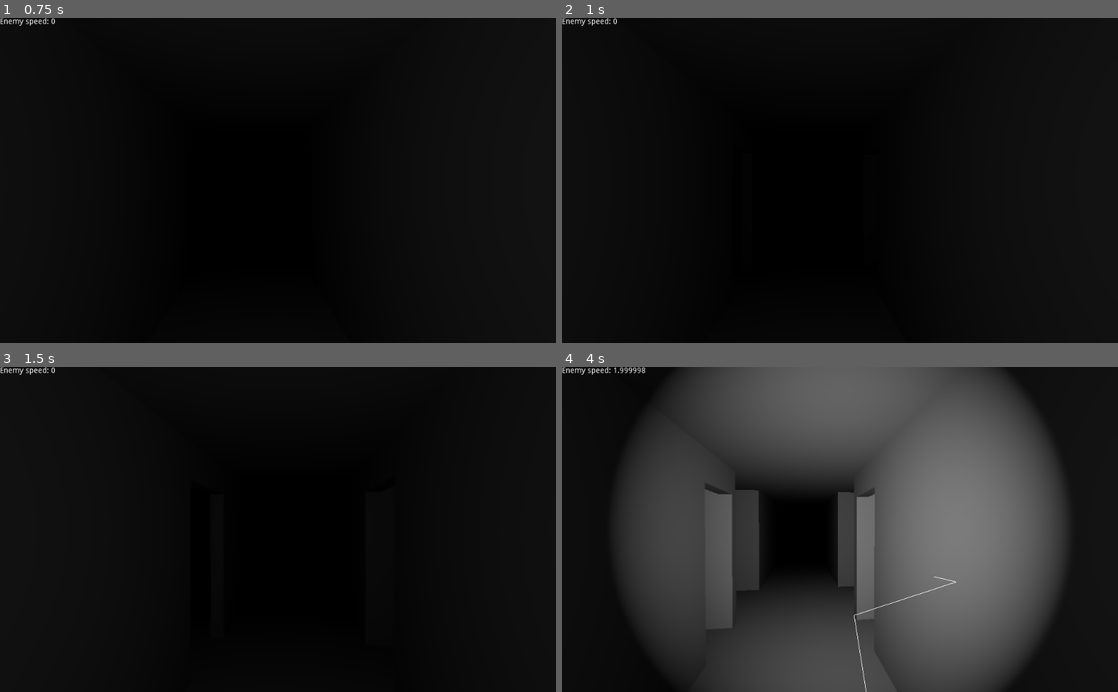
Above: before the commit, frames 1-4 (two rows, left to right).
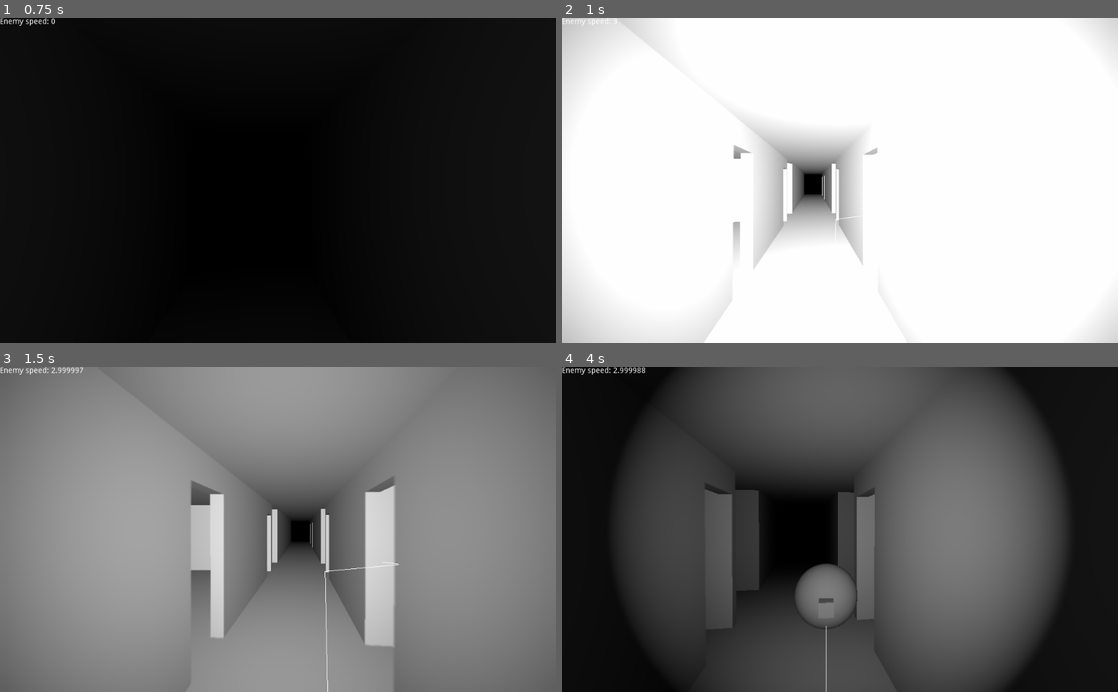
Above: after the commit, the same moments.

Repository: manglemix/oren
Game: Godot game, scene res://factory.tscn
Two runs of this game, one before a commit and one after it. Both use one fixed random seed, a clock stepped at 60 frames per second and the inputs below.
Inputs (mouse positions are in pixels of both pictures, inside the frame that each line leads up to):
- Up to frame 1 (0.75 s): tap Enter at 0.5 s; move the mouse to (305, 180) at 0.52 s; hold W (move forward) from 0.53 s (still down); hold F (flashlight) from 0.53 s (still down)
- Up to frame 2 (1 s): keep holding W (move forward); keep holding F (flashlight); click (867, 180) at 0.8 s
- Up to frame 3 (1.5 s): keep holding W (move forward); move the mouse to (250, 529) at 1.27 s; release F (flashlight) at 1.28 s; click (250, 529) at 1.35 s
- Up to frame 4 (4 s): keep holding W (move forward); tap F (flashlight) at 1.55, 3.05 s; move the mouse to (851, 523) at 2.02 s; hold F (flashlight) 2.03-2.78 s; click (851, 523) at 2.3 s; move the mouse to (834, 536) at 2.77 s; tap Shift (sprint) at 2.85 s; move the mouse to (878, 532) at 3.52 s; hold Ctrl (walk) from 3.53 s (still down); click (878, 532) at 3.8 s

Frame 1 is identical in both runs. In frame 2, 100% of the frame differs, in the area x 0-100%, y 0-100%; in frame 3, 100%; in frame 4, 1.7%.
Error before the commit: Invalid get index '0' (on base: 'PoolVector3Array'). (res://goto.gd:79)
Error after the commit: Invalid get index '0' (on base: 'PoolVector3Array'). (res://goto.gd:81)

Commit message:
flashing and run behavior

Diff:
--- a/Enemy.tscn
+++ b/Enemy.tscn
@@ -1,10 +1,11 @@
-[gd_scene load_steps=10 format=2]
+[gd_scene load_steps=11 format=2]
 
 [ext_resource path="res://character.gd" type="Script" id=1]
 [ext_resource path="res://enemy.gd" type="Script" id=2]
 [ext_resource path="res://wander.gd" type="Script" id=3]
 [ext_resource path="res://goto.gd" type="Script" id=4]
 [ext_resource path="res://chase.gd" type="Script" id=5]
+[ext_resource path="res://run.gd" type="Script" id=6]
 
 [sub_resource type="SphereShape" id=1]
 radius = 0.5
@@ -34,6 +35,10 @@
 [node name="Chase" type="Node" parent="Enemy"]
 script = ExtResource( 5 )
 
+[node name="Run" type="Node" parent="Enemy"]
+script = ExtResource( 6 )
+speed = 4.0
+
 [node name="CollisionShape" type="CollisionShape" parent="."]
 transform = Transform( 1, 0, 0, 0, 1, 0, 0, 0, 1, 0, 0.5, 0 )
 shape = SubResource( 1 )
@@ -53,7 +58,7 @@
 collision_layer = 0
 collision_mask = 4
 script = ExtResource( 4 )
-max_distance = 0.6
+max_distance = 0.72
 
 [node name="CollisionShape" type="CollisionShape" parent="Goto"]
-shape = SubResource( 3 )
+shape = SubResource( 4 )
--- a/base_scene.gd
+++ b/base_scene.gd
@@ -4,23 +4,46 @@
 
 export var enemy_path: NodePath = "Enemy"
 export var player_path: NodePath = "Player"
-export var flashlight_path: NodePath = "Hand/SpotLight"
+export var flashlight_path: NodePath = "Hand/Flashlight"
+export var flash_path: NodePath = "Hand/Flash"
 export var navigation_path: NodePath = "Navigation"
+export(Array, NodePath) var debug_nodes: Array
 
 onready var navigation: Navigation = get_node(navigation_path)
 onready var enemy_body: Character = get_node(enemy_path)
 onready var enemy_ai: Node = enemy_body.get_node("Enemy")
 onready var player: Character = get_node(player_path)
 onready var flashlight: SpotLight = get_node(flashlight_path)
+onready var flash: SpotLight = get_node(flash_path)
 
 
 func play_audio_event(position: Vector3, volume := 1.0) -> void:
 	enemy_ai._handle_audio_event(position, volume)
 
 
+func play_visual_event(collider: CollisionObject, intensity := 1.0) -> void:
+	enemy_ai._handle_visual_event(collider, intensity)
+
+
+func flash_effect(linger:=0.8, fade:=2.0) -> void:
+	var texture_rect := TextureRect.new()
+	texture_rect.texture = ImageTexture.new()
+	texture_rect.texture.create_from_image(get_viewport().get_texture().get_data())
+	texture_rect.flip_v = true
+	add_child(texture_rect)
+
+	yield(get_tree().create_timer(linger), "timeout")
+	var fade_effect := FadeEffect.new()
+	texture_rect.add_child(fade_effect)
+	fade_effect.connect("timeout", texture_rect, "queue_free")
+	fade_effect.activate(fade)
+
+
 func _input(event):
-	if event.is_action_pressed("flashlight"):
-		flashlight.visible = not flashlight.visible
+	if event.is_action_pressed("ui_cancel"):
+		get_tree().quit()
 
-	elif event.is_action_pressed("ui_cancel"):
-		get_tree().quit()
+	elif event.is_action_pressed("debug"):
+		for path in debug_nodes:
+			var node := get_node(path)
+			node.visible = not node.visible
--- a/chase.gd
+++ b/chase.gd
@@ -1,7 +1,7 @@
 extends State
 
 
-export var chase_speed := 3.0
+export var speed := 3.0
 
 var target: Vector3
 
@@ -11,26 +11,8 @@
 
 
 func _ready():
-	yield(enemy_ai, "ready")
 	enemy_ai.connect("agitated", self, "_handle_agitation")
-
-	if enemy_ai.player == null:
-		yield(enemy_ai.current_scene, "ready")
-
 	goto.connect("finished", self, "_target_reached")
-
-
-func _handle_agitation(strength: float, type: int) -> void:
-	match type:
-		enemy_ai.AUDIO:
-			if strength >= 0.01:
-				enemy_ai.activate_states(self, self)
-				target = enemy_ai.player.get_node("CollisionShape").global_transform.origin
-
-		enemy_ai.VISUAL:
-			if strength >= 0.1:
-				enemy_ai.activate_states(self, self)
-				target = enemy_ai.player.get_node("CollisionShape").global_transform.origin
 
 
 func _target_reached() -> void:
@@ -38,5 +20,19 @@
 		enemy_ai.activate_default(self)
 
 
+func _handle_agitation(strength: float, type: int) -> void:
+	match type:
+		enemy_ai.AUDIO:
+			if strength >= 0.01:
+				enemy_ai.activate_state(self, self)
+				target = enemy_ai.player.get_node("CollisionShape").global_transform.origin
+
+		enemy_ai.VISUAL:
+			if strength >= 0.1:
+				enemy_ai.activate_state(self, self)
+				target = enemy_ai.player.get_node("CollisionShape").global_transform.origin
+
+
 func _process(_delta):
+	goto.speed = speed
 	goto.goto(target)
--- a/enemy.gd
+++ b/enemy.gd
@@ -8,6 +8,7 @@
 
 export var audio_sensitivity := 10.0
 export var visual_sensitivity := 10.0
+export var flashlight_visibility := 1.5
 export var player_speed_factor := 0.1
 export var minimum_player_visibility := 0.1
 export var player_cast_target_path := "CollisionShape"
@@ -15,9 +16,12 @@
 
 var navigation: Navigation
 var player: Character
+var player_visible: bool
 var player_cast_target: Spatial
 var flashlight: SpotLight
+var flash: SpotLight
 var direct_space_state: PhysicsDirectSpaceState
+var sensing := true
 
 onready var parent: Character = get_parent()
 onready var goto: Goto = parent.get_node("Goto")
@@ -33,28 +37,41 @@
 
 
 func _ready():
-	if current_scene.player == null or current_scene.flashlight == null:
+	set_physics_process(false)
+
+	if current_scene.player == null or current_scene.flashlight == null or current_scene.flash == null:
 		yield(current_scene, "ready")
 
 	player = current_scene.player
 	flashlight = current_scene.flashlight
+	flash = current_scene.flash
 	player_cast_target = player.get_node(player_cast_target_path)
+	set_physics_process(true)
 
 
 func _handle_audio_event(position: Vector3, volume := 1.0) -> void:
+	if not sensing:
+		return
+
 	if goto == null:
 		yield(self, "ready")
 
 	emit_signal("agitated", volume / pow(goto.path_length(goto.solve_path(position)), 2) * audio_sensitivity, AUDIO)
 
 
-func _handle_visual_event(collider: CollisionObject, intensity := 1.0) -> void:
+func _handle_visual_event(collider: Spatial, intensity := 1.0) -> bool:
+	if not sensing:
+		return false
+
 	var result := direct_space_state.intersect_ray(cast_origin.global_transform.origin, collider.global_transform.origin)
 
 	if not result.empty():
-		if result["collider"] == collider:
+		if result["collider"] == collider or result["collider"] == collider.owner:
 			emit_signal("agitated", intensity * visual_sensitivity / (cast_origin.global_transform.origin - result["position"]).length_squared(), VISUAL)
+			return true
+
+	return false
 
 
 func _physics_process(_delta):
-	_handle_visual_event(player, flashlight.light_energy * float(flashlight.visible) + player.linear_velocity.length() * player_speed_factor + minimum_player_visibility)
+	player_visible = _handle_visual_event(player_cast_target, flashlight.light_energy * flashlight_visibility * float(flashlight.visible) + player.linear_velocity.length() * player_speed_factor + minimum_player_visibility)
--- a/factory.tscn
+++ b/factory.tscn
@@ -7,26 +7,32 @@
 [ext_resource path="res://speedometer.gd" type="Script" id=5]
 [ext_resource path="res://base_scene.gd" type="Script" id=6]
 [ext_resource path="res://Enemy.tscn" type="PackedScene" id=7]
+[ext_resource path="res://flash.gd" type="Script" id=8]
+[ext_resource path="res://flashlight.gd" type="Script" id=9]
 
-[sub_resource type="SpatialMaterial" id=3]
+[sub_resource type="SpatialMaterial" id=1]
 flags_unshaded = true
 flags_no_depth_test = true
 
-[sub_resource type="Environment" id=4]
+[sub_resource type="Curve" id=6]
+_data = [ Vector2( 0, 1 ), 0.0, 0.0, 0, 0, Vector2( 0.0278373, 1 ), 0.0, 0.0, 0, 0, Vector2( 0.173278, 0 ), 0.0, 0.0, 0, 0 ]
+
+[sub_resource type="Environment" id=2]
 background_energy = 0.0
 
-[sub_resource type="NavigationMesh" id=5]
+[sub_resource type="NavigationMesh" id=3]
 vertices = PoolVector3Array( -1, 0, 1, 1, 0, 1, 1, 0, -4.01601, -1, 0, -4.01601, 1, 0, -5.01601, -1, 0, -5.01601, 1, 0, …(2043 unchanged characters)…
 polygons = [ PoolIntArray( 0, 2, 1 ), PoolIntArray( 0, 3, 2 ), PoolIntArray( 3, 4, 2 ), PoolIntArray( 3, 5, 4 ), PoolIn …(2614 unchanged characters)…
 
-[sub_resource type="ConcavePolygonShape" id=6]
+[sub_resource type="ConcavePolygonShape" id=4]
 data = PoolVector3Array( -1, 0, 1, 1, 0, -4.016, 1, 0, 1, -1, 0, 1, -1, 0, -4.016, 1, 0, -4.016, -1, 0, -4.016, 1, 0, - …(5168 unchanged characters)…
 
-[sub_resource type="ConcavePolygonShape" id=7]
+[sub_resource type="ConcavePolygonShape" id=5]
 data = PoolVector3Array( -1, 2.5, 1, 1, 2.5, -4.016, -1, 2.5, -4.016, -1, 2.5, 1, 1, 2.5, 1, 1, 2.5, -4.016, -1, 2.5, - …(20558 unchanged characters)…
 
 [node name="Spatial" type="Spatial"]
 script = ExtResource( 6 )
+debug_nodes = [ NodePath("Enemy/Goto/DrawPath") ]
 
 [node name="factory" parent="." instance=ExtResource( 2 )]
 
@@ -36,8 +42,8 @@
 [node name="OmniLight" type="OmniLight" parent="Player/ControllablePivot/Camera" index="0"]
 light_energy = 0.01
 
-[node name="RemoteTransform" type="RemoteTransform" parent="Player"]
-remote_path = NodePath("../../Hand")
+[node name="RemoteTransform" type="RemoteTransform" parent="Player/ControllablePivot" index="1"]
+remote_path = NodePath("../../../Hand")
 update_rotation = false
 update_scale = false
 
@@ -59,32 +65,41 @@
 }
 
 [node name="Hand" type="Spatial" parent="."]
+transform = Transform( 1, 0, 0, 0, 1, 0, 0, 0, 1, 0, 1.6, 0 )
+script = ExtResource( 3 )
+target_node_path = NodePath("../Player/ControllablePivot/Camera")
 
-[node name="SpotLight" type="SpotLight" parent="Hand"]
+[node name="Flashlight" type="SpotLight" parent="Hand"]
 process_priority = -1
-transform = Transform( 1, 0, 0, 0, 1, 0, 0, 0, 1, 0, 1.6, 0 )
 spot_range = 20.0
 spot_attenuation = 8.0
-script = ExtResource( 3 )
-target_node_path = NodePath("../../Player/ControllablePivot")
+script = ExtResource( 9 )
+
+[node name="Flash" type="SpotLight" parent="Hand"]
+light_energy = 5.0
+spot_range = 30.0
+spot_angle = 60.0
+script = ExtResource( 8 )
+energy_curve = SubResource( 6 )
+cooldown = 5.0
 
 [node name="WorldEnvironment" type="WorldEnvironment" parent="."]
-environment = SubResource( 4 )
+environment = SubResource( 2 )
 
 [node name="Navigation" type="Navigation" parent="."]
 
 [node name="NavigationMeshInstance" type="NavigationMeshInstance" parent="Navigation"]
-navmesh = SubResource( 5 )
+navmesh = SubResource( 3 )
 
 [node name="StaticBody" type="StaticBody" parent="."]
 collision_layer = 4
 collision_mask = 0
 
 [node name="CollisionShape" type="CollisionShape" parent="StaticBody"]
-shape = SubResource( 6 )
+shape = SubResource( 4 )
 
 [node name="CollisionShape2" type="CollisionShape" parent="StaticBody"]
-shape = SubResource( 7 )
+shape = SubResource( 5 )
 
 [editable path="factory"]
 
--- /dev/null
+++ b/fade_effect.gd
@@ -0,0 +1,33 @@
+class_name FadeEffect
+extends Node
+
+
+signal timeout
+
+var current_time: float
+var parent: CanvasItem
+
+var _alpha_step: float
+
+
+func _enter_tree():
+	parent = get_parent()
+
+
+func _ready():
+	set_process(false)
+
+
+func activate(duration:=1.0) -> void:
+	current_time = duration
+	_alpha_step = parent.modulate.a / duration
+	set_process(true)
+
+
+func _process(delta):
+	current_time -= delta
+	parent.modulate.a -= _alpha_step * delta
+
+	if current_time <= 0:
+		emit_signal("timeout")
+		set_process(false)
--- /dev/null
+++ b/flash.gd
@@ -0,0 +1,43 @@
+extends SpotLight
+
+
+export var energy_curve: Curve
+export var cooldown := 3.0
+export var flash_distance := 7.5
+
+var _current_cooldown: float
+var _last_energy: float
+
+onready var current_scene: BaseScene = get_tree().current_scene
+
+
+func _ready():
+	visible = false
+	set_process(false)
+
+
+func _input(event):
+	if not visible and event.is_action_pressed("flash"):
+		_last_energy = light_energy
+		_current_cooldown = 0
+		visible = true
+		set_process(true)
+		current_scene.play_audio_event(current_scene.player.global_transform.origin, 0.5)
+		current_scene.play_visual_event(current_scene.player, 3)
+
+		if current_scene.enemy_ai.player_visible and current_scene.player.global_transform.origin.distance_to(current_scene.enemy_body.global_transform.origin) <= flash_distance:
+			current_scene.enemy_ai.activate_state(self, "Run")
+
+#		yield(get_tree(), "idle_frame")
+#		yield(get_tree(), "idle_frame")
+#		current_scene.flash_effect()
+
+
+func _process(delta):
+	light_energy = energy_curve.interpolate(_current_cooldown / cooldown) * _last_energy
+	_current_cooldown += delta
+
+	if _current_cooldown >= cooldown:
+		visible = false
+		set_process(false)
+		light_energy = _last_energy
--- /dev/null
+++ b/flashlight.gd
@@ -0,0 +1,7 @@
+class_name Flashlight
+extends SpotLight
+
+
+func _input(event):
+	if event.is_action_pressed("flashlight"):
+		visible = not visible
--- a/goto.gd
+++ b/goto.gd
@@ -6,6 +6,7 @@
 signal navigation_ready
 
 export var max_distance := 1.0
+export var minor_distance := 0.1
 export var speed := 1.0
 export var retry_time := 2.0
 export var face_path := true
@@ -75,6 +76,7 @@
 func goto(position: Vector3) -> void:
 	path = solve_path(position)
 	path.remove(0)
+
 	var tmp_array: PoolVector3Array
 	var last_point := navigation.to_global(path[0])
 	tmp_array.append(last_point)
@@ -93,31 +95,38 @@
 
 
 func _physics_process(delta):
+	if path.size() == 0:
+		set_physics_process(false)
+		character.movement_vector = Vector3.ZERO
+		emit_signal("finished")
+		return
+
 	_current_retry_timer -= delta
 	if _current_retry_timer <= 0:
 		goto(path[-1])
 
-	if path[0].distance_to(character.global_transform.origin) <= max_distance:
-		path.remove(0)
+	if path.size() > 1:
+		if path[0].distance_to(character.global_transform.origin) <= minor_distance:
+			path.remove(0)
 
-		if path.size() == 0:
-			set_physics_process(false)
-			character.movement_vector = Vector3.ZERO
-			emit_signal("finished")
-			return
+			if path.size() == 1:
+				return
 
-	if path.size() > 1:
 		var in_vector := (path[0] - character.global_transform.origin).normalized()
 		var out_vector := (path[1] - path[0]).normalized()
 
 		if in_vector.dot(out_vector) >= 0.95:
 			path.remove(0)
 
+	elif path[0].distance_to(character.global_transform.origin) <= max_distance:
+		path.remove(0)
+		return
+
 	var relative_path := path[0] - character.global_transform.origin
 	var result := _test_move_to_point(path[0] + character.global_transform.basis.xform(transform.origin) - global_transform.origin)
 
-	if result and result.travel.length() <= 0.1:
-		if not _sliding:
+	if result and result.travel.length() <= minor_distance:
+		if path.size() == 1 or not _sliding:
 			character.movement_vector = relative_path.slide(result.normal).normalized() * speed
 			_sliding = true
 
--- a/project.godot
+++ b/project.godot
@@ -59,6 +59,16 @@
 "language": "GDScript",
 "path": "res://enemy.gd"
 }, {
+"base": "Node",
+"class": "FadeEffect",
+"language": "GDScript",
+"path": "res://fade_effect.gd"
+}, {
+"base": "SpotLight",
+"class": "Flashlight",
+"language": "GDScript",
+"path": "res://flashlight.gd"
+}, {
 "base": "KinematicBody",
 "class": "Goto",
 "language": "GDScript",
@@ -68,6 +78,11 @@
 "class": "InterpolatedNode",
 "language": "GDScript",
 "path": "res://interpolated_node.gd"
+}, {
+"base": "Node",
+"class": "MovementNoise",
+"language": "GDScript",
+"path": "res://noise_generator.gd"
 }, {
 "base": "Spatial",
 "class": "PivotPoint",
@@ -105,8 +120,11 @@
 "ControllablePivot": "",
 "DrawPath": "",
 "Enemy": "",
+"FadeEffect": "",
+"Flashlight": "",
 "Goto": "",
 "InterpolatedNode": "",
+"MovementNoise": "",
 "PivotPoint": "",
 "Speedometer": "",
 "State": "",
@@ -161,6 +179,16 @@
 "events": [ Object(InputEventKey,"resource_local_to_scene":false,"resource_name":"","device":0,"alt":false,"shift":false,"control":false,"meta":false,"command":false,"pressed":false,"scancode":70,"unicode":0,"echo":false,"script":null)
  ]
 }
+flash={
+"deadzone": 0.5,
+"events": [ Object(InputEventMouseButton,"resource_local_to_scene":false,"resource_name":"","device":0,"alt":false,"shift":false,"control":false,"meta":false,"command":false,"button_mask":0,"position":Vector2( 0, 0 ),"global_position":Vector2( 0, 0 ),"factor":1.0,"button_index":1,"pressed":false,"doubleclick":false,"script":null)
+ ]
+}
+debug={
+"deadzone": 0.5,
+"events": [ Object(InputEventKey,"resource_local_to_scene":false,"resource_name":"","device":0,"alt":false,"shift":false,"control":false,"meta":false,"command":false,"pressed":false,"scancode":96,"unicode":0,"echo":false,"script":null)
+ ]
+}
 
 [rendering]
 
--- /dev/null
+++ b/run.gd
@@ -0,0 +1,35 @@
+extends State
+
+
+export var speed := 5.0
+export var max_dimension_length := 30.0
+
+var _last_position: Vector3
+
+onready var enemy_body: Character = owner
+onready var enemy_ai: Enemy = get_parent()
+onready var goto: Goto = enemy_body.get_node("Goto")
+
+
+func running() -> void:
+	enemy_ai.sensing = false
+	_last_position = get_tree().current_scene.player.global_transform.origin
+	goto.speed = speed
+	goto.goto(enemy_body.global_transform.origin + Vector3(
+			rand_range(- max_dimension_length, max_dimension_length),
+			rand_range(- max_dimension_length, max_dimension_length),
+			rand_range(- max_dimension_length, max_dimension_length)
+		)
+	)
+
+	yield(goto, "finished")
+	enemy_ai.sensing = true
+	goto.goto(_last_position)
+	yield(goto, "finished")
+
+	if active:
+		enemy_ai.activate_default(self)
+
+
+func _ready():
+	connect("activated", self, "running")
--- a/state.gd
+++ b/state.gd
@@ -5,10 +5,10 @@
 signal activated
 signal deactivated
 
-var state_machine: StateMachine
-
 export var active := false setget set_active
 export var default := false
+
+var state_machine: StateMachine
 
 
 func set_active(value: bool) -> void:
@@ -33,13 +33,13 @@
 
 	if state_machine != null:
 		state_machine.connect("default_activated", self, "handle_default")
-		state_machine.connect("states_activated", self, "handle_activation")
+		state_machine.connect("state_activated", self, "handle_activation")
 
 
 func _exit_tree():
 	if state_machine != null:
 		state_machine.disconnect("default_activated", self, "handle_default")
-		state_machine.disconnect("states_activated", self, "handle_activation")
+		state_machine.disconnect("state_activated", self, "handle_activation")
 
 
 func _ready():
@@ -50,8 +50,6 @@
 	set_active(default)
 
 
-func handle_activation(emitter: Node, states) -> void:
-	var is_in: bool = self in states
-
-	if is_in != active:
-		set_active(is_in)
+func handle_activation(emitter: Node, state) -> void:
+	if (self == state) != active:
+		set_active(not active)
--- a/state_machine.gd
+++ b/state_machine.gd
@@ -3,19 +3,19 @@
 
 
 signal default_activated(emitter)
-signal states_activated(emitter, states)
+signal state_activated(emitter, states)
 
 
 func activate_default(emitter: Node) -> void:
 	emit_signal("default_activated", emitter)
 
 
-func activate_states(emitter: Node, states) -> void:
-	if states is Array:
-		emit_signal("states_activated", emitter, states)
+func activate_state(emitter: Node, state) -> void:
+	if state is Node:
+		emit_signal("state_activated", emitter, state)
 
-	elif states is Node:
-		emit_signal("states_activated", emitter, [states])
+	elif state is String or state is NodePath:
+		emit_signal("state_activated", emitter, get_node(state))
 
 	else:
-		push_error("states is not an Array of Nodes, or a Node")
+		push_error("states is not a Node, NodePath, or String")
--- a/wander.gd
+++ b/wander.gd
@@ -1,7 +1,7 @@
 extends State
 
 
-export var wander_speed := 2.0
+export var speed := 2.0
 export var max_dimension_length := 10.0
 
 onready var enemy_body: Character = owner
@@ -11,7 +11,7 @@
 
 func random_path() -> void:
 	if active:
-		goto.speed = wander_speed
+		goto.speed = speed
 		goto.goto(enemy_body.global_transform.origin + Vector3(
 				rand_range(- max_dimension_length, max_dimension_length),
 				rand_range(- max_dimension_length, max_dimension_length),
Not shown: 2 places in Enemy.tscn that only renumber resources
Not shown: 2 places in factory.tscn that only renumber resources
